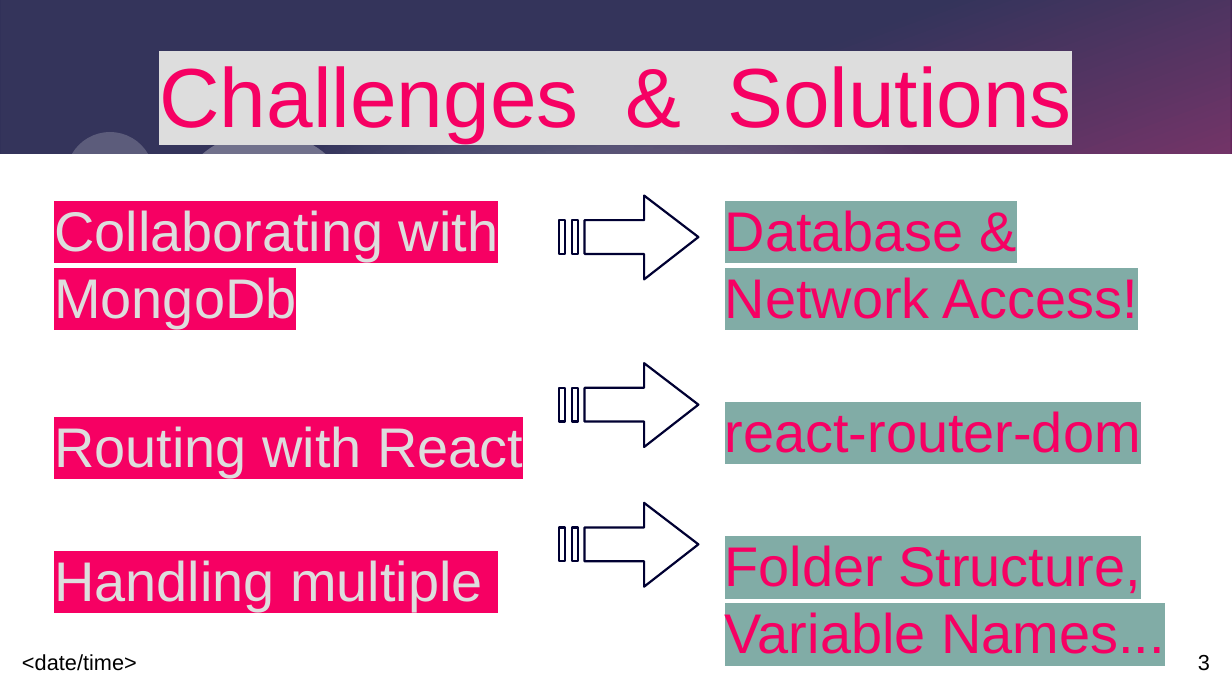
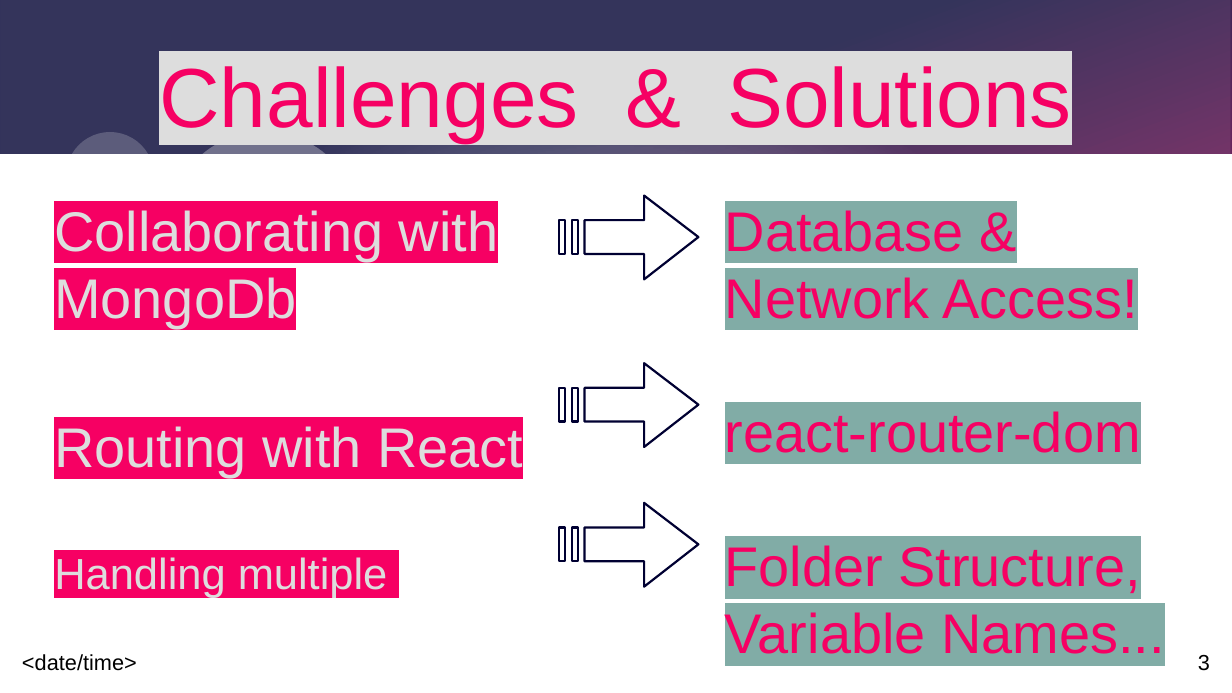
Before and after one commit to CodecoolGlobal/freestyle-mern-project-react-lillitaz, a slide deck: slide 3 of präsentation/CrudeMovieDb-PP.odp. Drawn at 1232x693 pixels with LibreOffice and Linux fonts; fonts in the diff are those of the drawing. Boxes give left, top, right and bottom in pixels: in the first picture for what was removed or moved away, otherwise in the second. Text is boxed around its words. In the diff, an @@ line names an element or a change of style, - is before the commit and + after.

```diff
--- a/präsentation/CrudeMovieDb-PP.odp
+++ b/präsentation/CrudeMovieDb-PP.odp
@@ text at bbox=[54, 557, 388, 598]: size 36 to 28 pt in "Handling multiple" @@
```
Also in this commit, not shown: 1 other slide changed.
